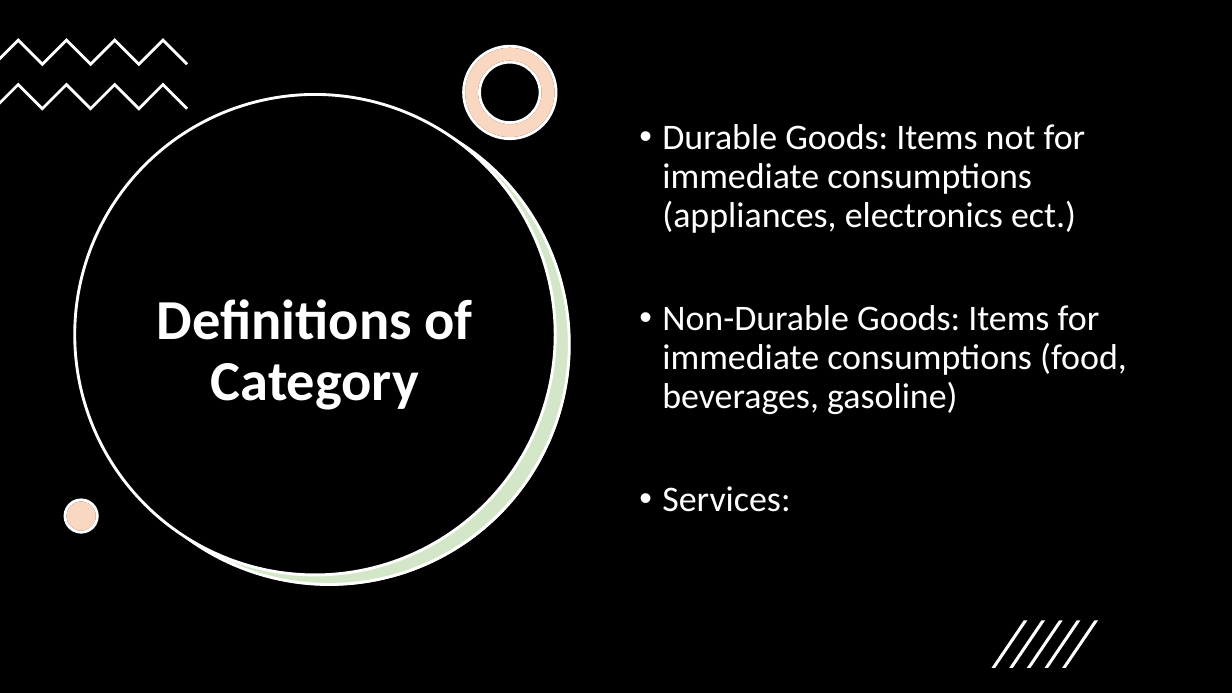
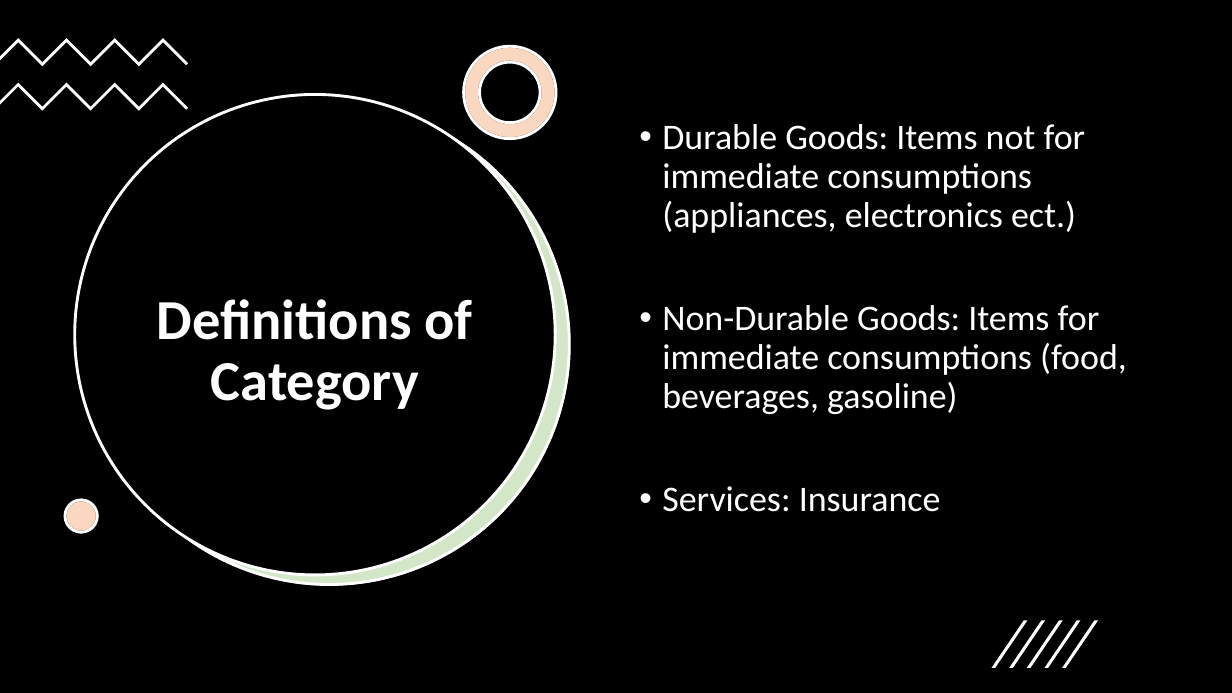
Before and after one commit to jrulloa/project-one, a slide deck: slide 5 of Is gasoline price a good indicator of Consumer Spending.pptx. Drawn at 1232x693 pixels with LibreOffice and Linux fonts; fonts in the diff are those of the drawing. Boxes give left, top, right and bottom in pixels: in the first picture for what was removed or moved away, otherwise in the second. Text is boxed around its words. In the diff, an @@ line names an element or a change of style, - is before the commit and + after.

```diff
--- a/Is gasoline price a good indicator of Consumer Spending.pptx
+++ b/Is gasoline price a good indicator of Consumer Spending.pptx
@@ text at box(662, 486, 941, 512): text changed @@
-• Services:
+• Services: Insurance
```
Also in this commit, not shown: 10 other slides changed.
